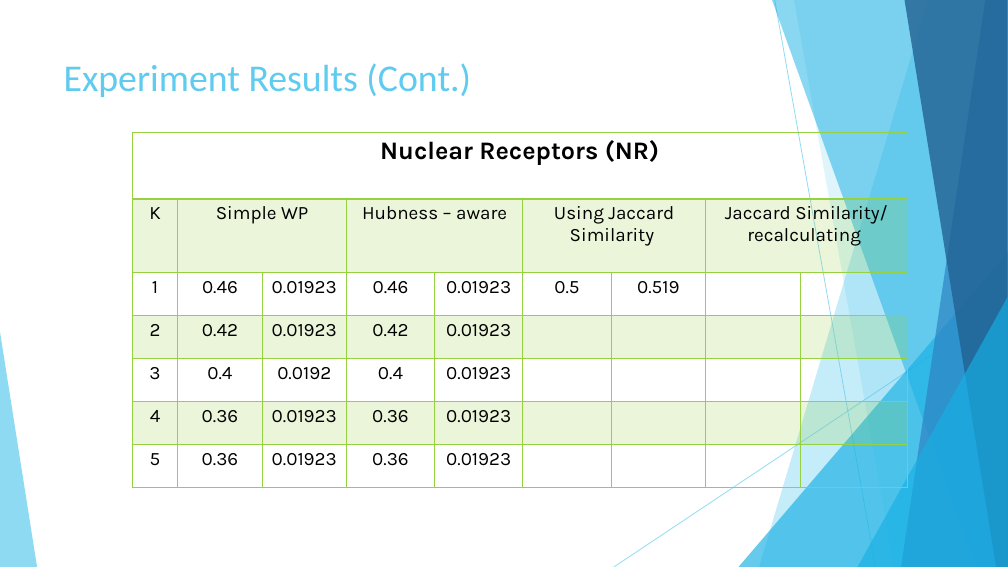
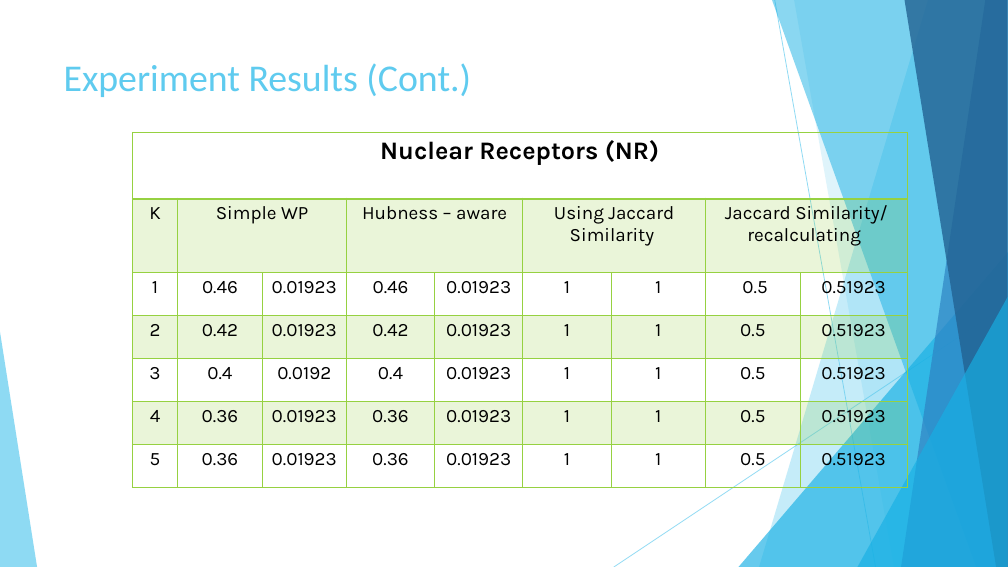
Before and after one commit to AbdullahAlZoabi/Drug-Target-Interaction-Prediction, a slide deck: slide 25 of Drug-Target Interaction Prediction.pptx. Drawn at 1008x567 pixels with LibreOffice and Linux fonts; fonts in the diff are those of the drawing. Boxes give left, top, right and bottom in pixels: in the first picture for what was removed or moved away, otherwise in the second. Text is boxed around its words. In the diff, an @@ line names an element or a change of style, - is before the commit and + after.

Commit message:
Update Slides

```diff
--- a/Drug-Target Interaction Prediction.pptx
+++ b/Drug-Target Interaction Prediction.pptx
@@ table at [132,132,907,491] @@
-row 3: 1 | 0.46 | 0.01923 | 0.46 | 0.01923 | 0.5 | 0.519 |  | 
+row 3: 1 | 0.46 | 0.01923 | 0.46 | 0.01923 | 1 | 1 | 0.5 | 0.51923
-row 4: 2 | 0.42 | 0.01923 | 0.42 | 0.01923 |  |  |  | 
+row 4: 2 | 0.42 | 0.01923 | 0.42 | 0.01923 | 1 | 1 | 0.5 | 0.51923
-row 5: 3 | 0.4 | 0.0192 | 0.4 | 0.01923 |  |  |  | 
+row 5: 3 | 0.4 | 0.0192 | 0.4 | 0.01923 | 1 | 1 | 0.5 | 0.51923
-row 6: 4 | 0.36 | 0.01923 | 0.36 | 0.01923 |  |  |  | 
+row 6: 4 | 0.36 | 0.01923 | 0.36 | 0.01923 | 1 | 1 | 0.5 | 0.51923
-row 7: 5 | 0.36 | 0.01923 | 0.36 | 0.01923 |  |  |  | 
+row 7: 5 | 0.36 | 0.01923 | 0.36 | 0.01923 | 1 | 1 | 0.5 | 0.51923
```
Also in this commit, not shown: 2 other files.
